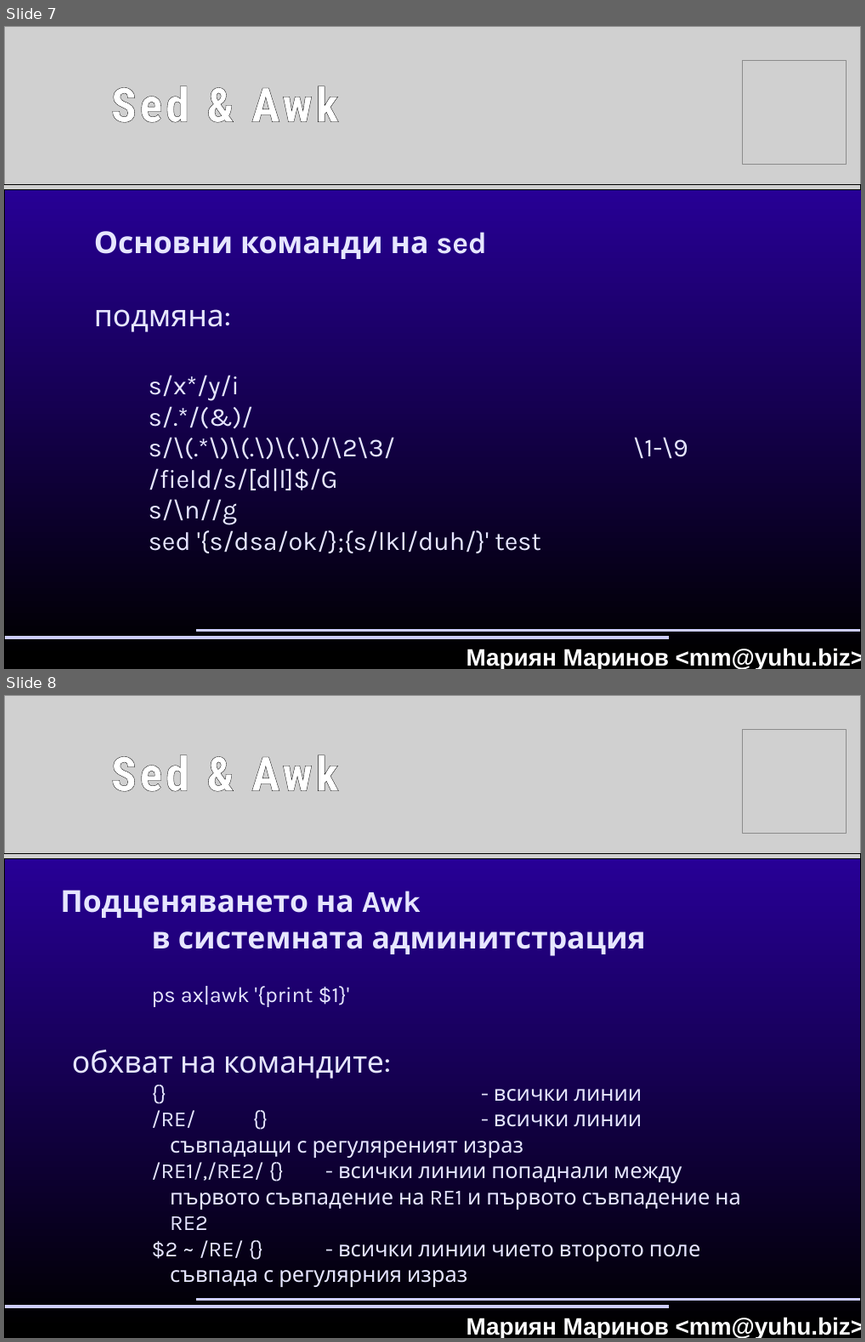
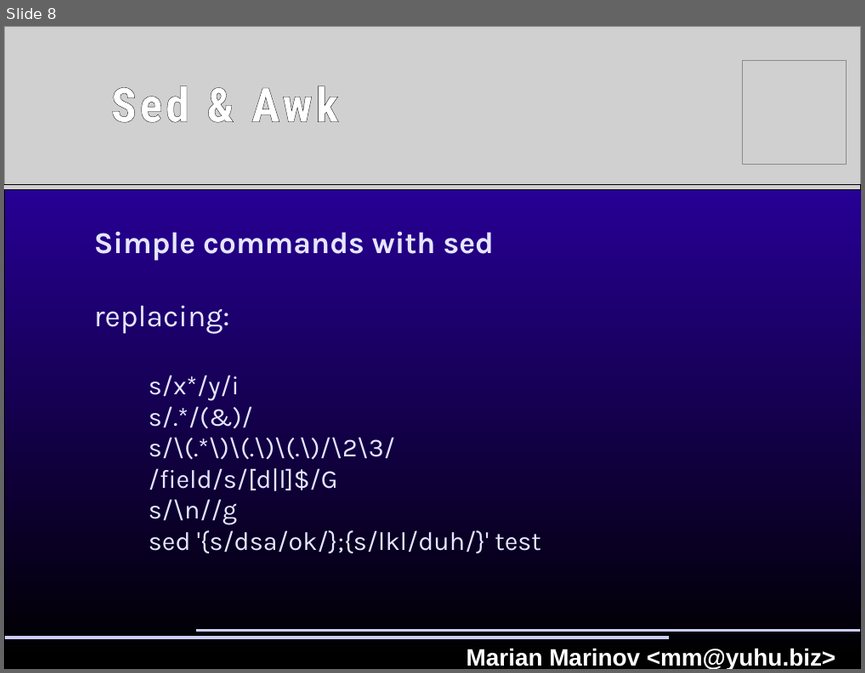
Before and after one commit to hackman/linux-sysadmin-course, a slide deck: presentations/Sed_and_awk.odp. Shown one above the other, each under a label of ours: slides 7 and 8 before the commit, slide 8 after it. The pictures are 865x1342 and 865x673 pixels, drawn with LibreOffice and Linux fonts; fonts in the diff are those of the drawing; grey boxes stand for pictures. Boxes give left, top, right and bottom in pixels: in the first picture for what was removed or moved away, otherwise in the second. Text is boxed around its words. In the diff, an @@ line names an element or a change of style, - is before the commit and + after.

```diff
--- a/presentations/Sed_and_awk.odp
+++ b/presentations/Sed_and_awk.odp
@@ slide 8 removed at (4, 695, 861, 1338), background #000000; not listed: 2 template elements that a slide beside it also shows @@
@@ picture removed at (4, 695, 861, 855) @@
@@ picture removed at (743, 729, 846, 833) @@
@@ title removed at (111, 755, 338, 792) @@
-Sed & Awk
@@ rectangle removed at (4, 850, 861, 1329) @@
@@ picture removed at (4, 854, 861, 858) @@
@@ text removed at (60, 890, 740, 1287) @@
-Подценяването на Awk
-в системната админитстрация
-ps ax|awk '{print $1}'
-обхват на командите:
-{} - всички линии
-/RE/ {} - всички линии съвпадащи с регуляреният израз
-/RE1/,/RE2/ {} - всички линии попаднали между първото съвпадение на RE1 и първото съвпадение на RE2
-$2 ~ /RE/ {} - всички линии чието второто поле съвпада с регулярния израз
@@ rectangle removed at (4, 1304, 670, 1309) @@
@@ rectangle removed at (195, 1298, 861, 1301) @@
@@ text removed at (466, 1316, 861, 1338) @@
-Мариян Маринов <mm@yuhu.biz>
@@ what was slide 7 is now slide 8 @@
@@ slide 8 changed as well @@
@@ text at (94, 231, 494, 334): text changed @@
-Основни команди на sed
-подмяна:
+Simple commands with sed
+replacing:
@@ text at (466, 647, 835, 669): text changed @@
-Мариян Маринов <mm@yuhu.biz>
+Marian Marinov <mm@yuhu.biz>
```
Also in this commit, not shown: 6 other slides changed, 8 slides added, 5 other slides removed.
